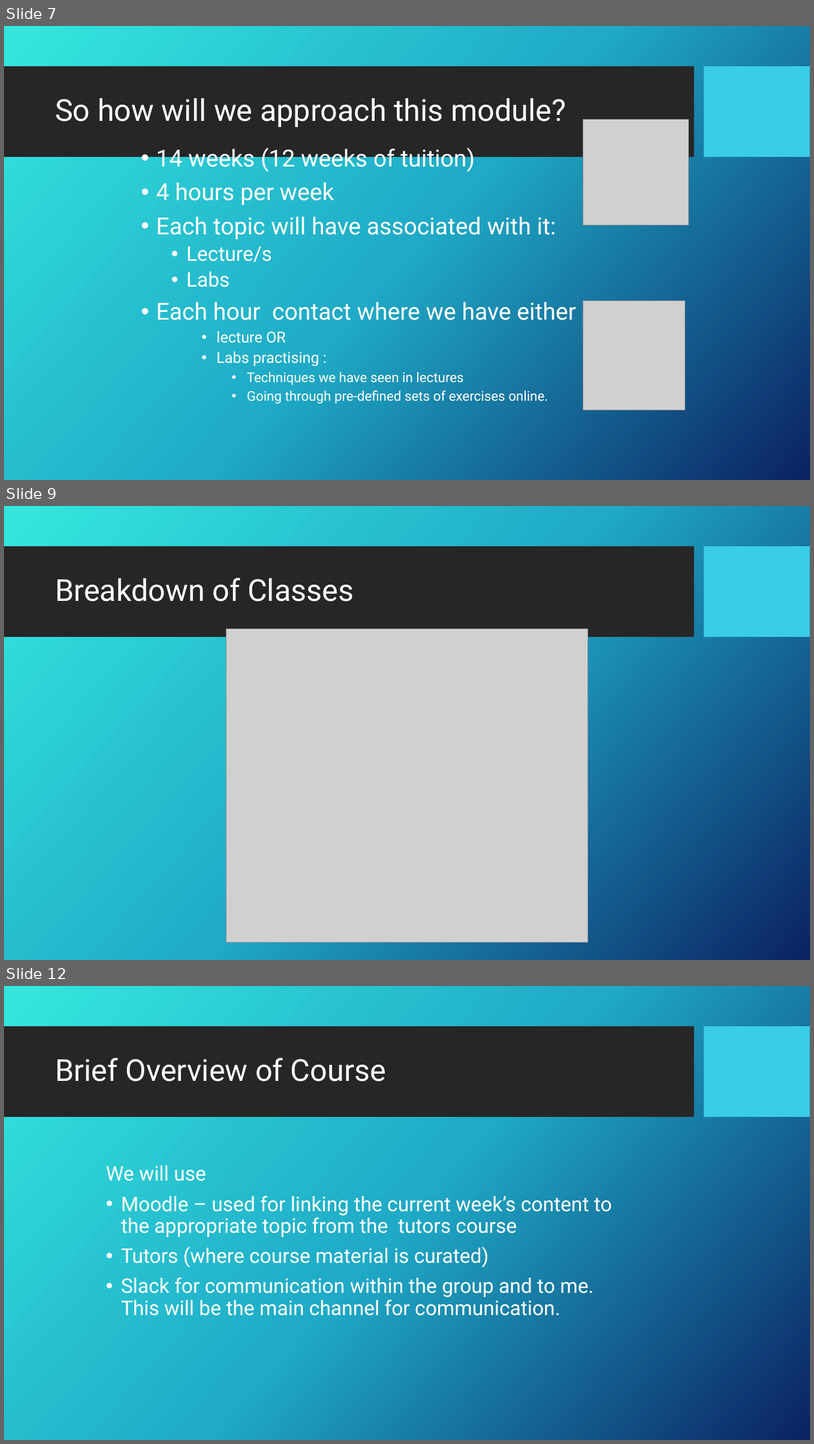
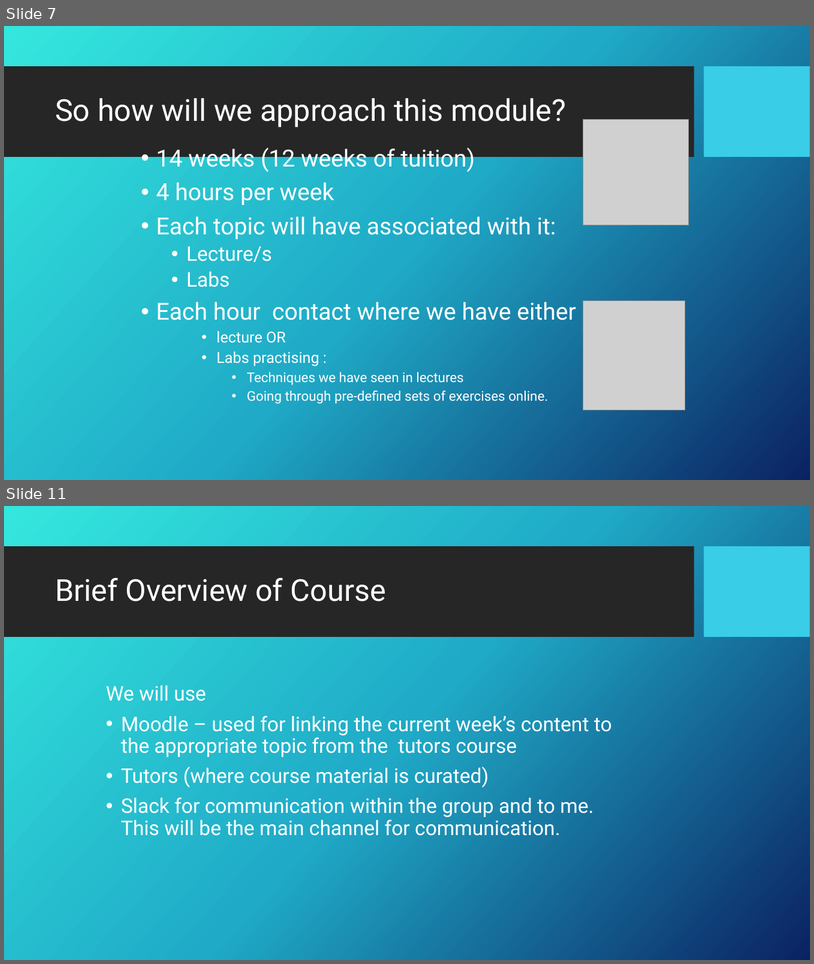
Before and after one commit to Fun-Prog-26/fun-prog-26, a slide deck: topic01-introduction/unit-01a-lectures/talk-2/a-fp-intro.pptx. Shown one above the other, each under a label of ours: slides 7, 9 and 12 before the commit, slides 7 and 11 after it; the slides between them are not shown. The pictures are 814x1444 and 814x964 pixels, drawn with LibreOffice and Linux fonts; fonts in the diff are those of the drawing; grey boxes stand for pictures; background and template pictures are left out. Boxes give left, top, right and bottom in pixels: in the first picture for what was removed or moved away, otherwise in the second. Text is boxed around its words. In the diff, an @@ line names an element or a change of style, - is before the commit and + after.

```diff
--- a/topic01-introduction/unit-01a-lectures/talk-2/a-fp-intro.pptx
+++ b/topic01-introduction/unit-01a-lectures/talk-2/a-fp-intro.pptx
@@ slide 9 removed at (x1=4, y1=506, x2=810, y2=960), background picture (left out); not listed: 2 template elements that a slide beside it also shows @@
@@ title removed at (x1=55, y1=577, x2=354, y2=601) @@
-Breakdown of Classes
@@ picture removed at (x1=226, y1=629, x2=588, y2=942) @@
@@ what was slide 12 is now slide 11 @@
```
Also in this commit, not shown: 6 slides changed, 4 other files.
